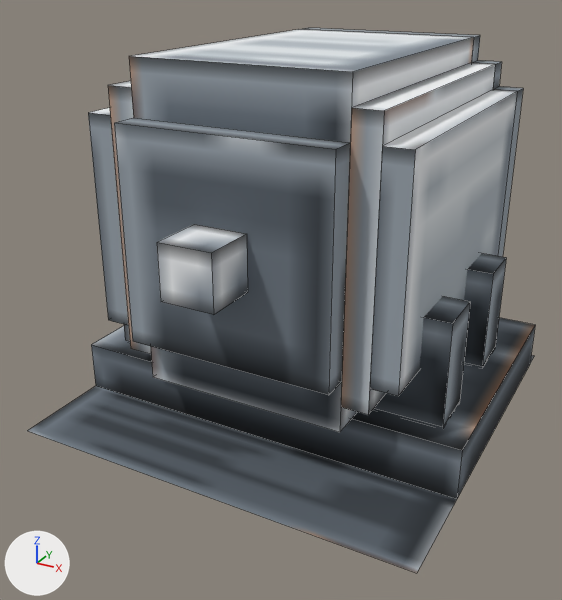
Before and after pictures for a commit that changed the OBJ model src/main/resources/assets/adv_rocketry/models/libvulpes/motor.obj.
Both versions are drawn from a 50 mm camera at (1.324, -2.12, 1.059) aimed at (0.48, -0.584, 0.291). Arrows for +X, +Y and +Z are at lower left; the lights stay in place. The older version comes first. Mesh edges are drawn as thin lines. Where no turn or scale is listed for an object, it has been applied to the vertices.

The older version as bpy lines, for what is in view:
```python
me_motor = bpy.data.meshes.new('Motor')
me_motor.from_pydata(...)  # 128 vertices, 105 faces; spans x 0.0..1.0, y -1.0..0.0, z 0.0..0.875
me_motor.materials.append(mat_motor)  # picture img_motor
ob_motor = bpy.data.objects.new('Motor', me_motor)
ob_motor.location = (0.0, 0.0, 0.0)
```
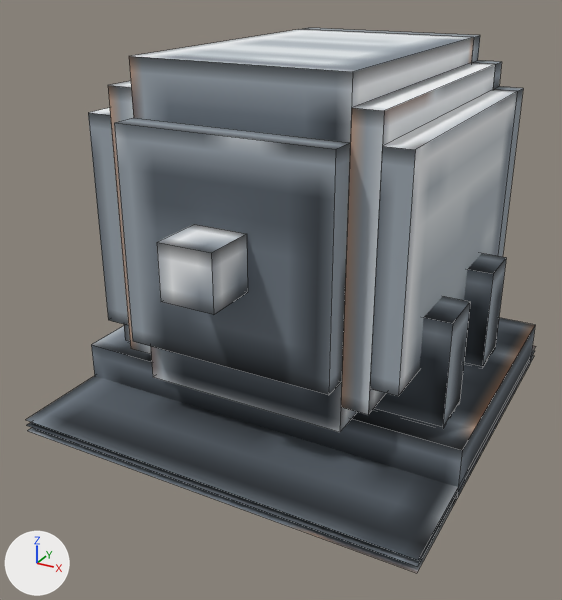
Where the change shows, as pixel boxes (x1, y1, x2, y2) in the pictures (562 x 600 px):
```json
{"object": "RecessedBacking", "change": "added", "after": [26, 346, 536, 567]}
```

Scene script edits in JSON lines:
```json
{"op": "add", "block": "me_recessedbacking", "code": ["me_recessedbacking = bpy.data.meshes.new('RecessedBacking')", "me_recessedbacking.from_pydata(...)  # 8 vertices, 2 faces; spans x 0.0..1.0, y -1.0..0.0, z 0.016..0.031", "me_recessedbacking.materials.append(mat_motor)  # picture img_motor"]}
{"op": "add", "block": "ob_recessedbacking", "code": ["ob_recessedbacking = bpy.data.objects.new('RecessedBacking', me_recessedbacking)", "ob_recessedbacking.location = (0.0, 0.0, 0.0)"]}
```
